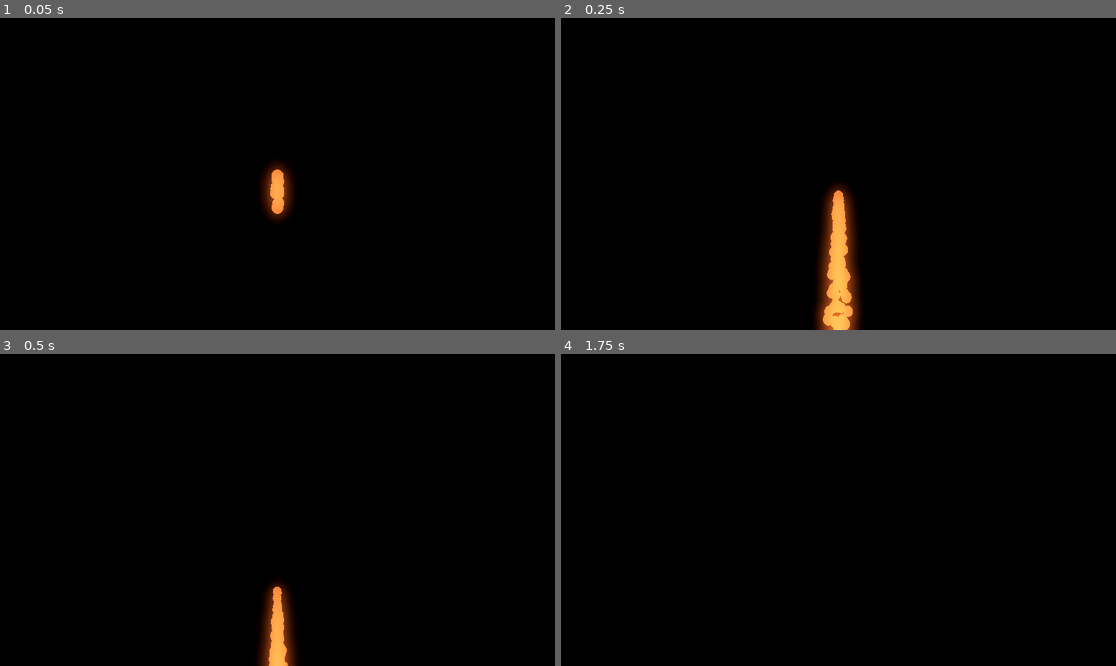
Above: before the commit, frames 1-4 (two rows, left to right).
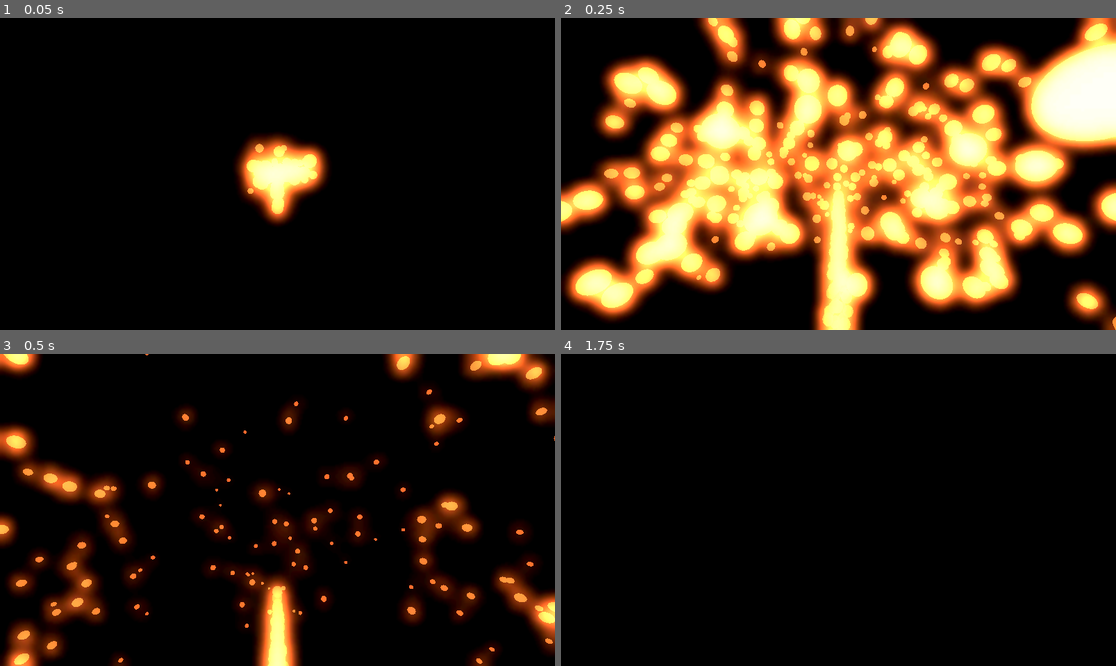
Above: after the commit, the same moments.

Repository: EasternAuroraRT/NewYearCelebration
Game: Godot game, scene res://main.tscn
Two runs of this game, one before a commit and one after it. Both use one fixed random seed, a clock stepped at 60 frames per second and the inputs below. The project has no main scene, so this scene is started directly.
Inputs:
- Up to frame 1 (0.05 s): no input
- Up to frame 2 (0.25 s): no input
- Up to frame 3 (0.5 s): no input
- Up to frame 4 (1.75 s): no input

The runs differ from the first frame. In frame 1, 3.5% of the frame differs, in the area x 42-60%, y 36-67%; in frame 2, 72%, in the area x 0-100%, y 0-100%; in frame 3, 24%; in frame 4, nothing differs.

Commit message:
Update: Main part of firework finished

Diff:
--- a/Firework/Firework.tscn
+++ b/Firework/Firework.tscn
@@ -1,12 +1,40 @@
-[gd_scene load_steps=15 format=3 uid="uid://btwvo6a0aw04v"]
+[gd_scene load_steps=19 format=3 uid="uid://btwvo6a0aw04v"]
 
 [ext_resource type="Script" uid="uid://bsxp8nij3dc26" path="res://Firework/firework.gd" id="1_t3rr0"]
+[ext_resource type="CapsuleMesh" uid="uid://b7a6a3bk5fwqp" path="res://Firework/Firework_mesh.tres" id="2_jxvrw"]
 
 [sub_resource type="PhysicsMaterial" id="PhysicsMaterial_t3rr0"]
 bounce = 0.8
 
+[sub_resource type="Curve" id="Curve_jxvxo"]
+_data = [Vector2(0.75, 1), 0.0, 0.0, 0, 0, Vector2(1, 0), 0.0, 0.0, 0, 0]
+point_count = 2
+
+[sub_resource type="CurveTexture" id="CurveTexture_0dkm4"]
+curve = SubResource("Curve_jxvxo")
+
+[sub_resource type="ParticleProcessMaterial" id="ParticleProcessMaterial_rv4v5"]
+direction = Vector3(0, 1, 0)
+spread = 120.0
+initial_velocity_min = 5.0
+initial_velocity_max = 10.0
+scale_min = 0.5
+scale_max = 1.2
+alpha_curve = SubResource("CurveTexture_0dkm4")
+
+[sub_resource type="StandardMaterial3D" id="StandardMaterial3D_t3rr0"]
+transparency = 1
+vertex_color_use_as_albedo = true
+emission_enabled = true
+emission = Color(0.94, 0.4136, 0.188, 1)
+
+[sub_resource type="CapsuleMesh" id="CapsuleMesh_urjbi"]
+material = SubResource("StandardMaterial3D_t3rr0")
+radius = 0.05
+height = 0.1
+
 [sub_resource type="Curve" id="Curve_jxvrw"]
-_data = [Vector2(0, 1), 0.0, -2.69544, 0, 0, Vector2(1, 0), 0.0, 0.0, 0, 0]
+_data = [Vector2(0, 1), 0.0, -2.35093, 0, 0, Vector2(1, 0), 0.0399746, 0.0, 0, 0]
 point_count = 2
 
 [sub_resource type="CurveTexture" id="CurveTexture_dtvlx"]
@@ -21,7 +49,7 @@
 curve = SubResource("Curve_dtvlx")
 
 [sub_resource type="Curve" id="Curve_t3rr0"]
-_data = [Vector2(0, 1), 0.0, -1.73539, 0, 0, Vector2(1, 0), -0.450583, 0.0, 0, 0]
+_data = [Vector2(0, 1), 0.0, -1.13263, 0, 0, Vector2(1, 0.428837), 0.0, 0.0, 0, 0]
 point_count = 2
 
 [sub_resource type="CurveTexture" id="CurveTexture_jxvrw"]
@@ -39,7 +67,7 @@
 resource_local_to_scene = true
 angle_min = -180.0
 angle_max = 180.0
-inherit_velocity_ratio = 5.0
+inherit_velocity_ratio = 0.5
 direction = Vector3(0, -1, 0)
 spread = 5.0
 initial_velocity_max = 10.0
@@ -47,16 +75,6 @@
 scale_curve = SubResource("CurveTexture_jxvrw")
 alpha_curve = SubResource("CurveTexture_dtvlx")
 emission_curve = SubResource("CurveTexture_ysxqe")
-
-[sub_resource type="StandardMaterial3D" id="StandardMaterial3D_t3rr0"]
-transparency = 1
-emission_enabled = true
-emission = Color(0.94, 0.4136, 0.188, 1)
-
-[sub_resource type="CapsuleMesh" id="CapsuleMesh_dtvlx"]
-material = SubResource("StandardMaterial3D_t3rr0")
-radius = 0.05
-height = 0.1
 
 [sub_resource type="SphereShape3D" id="SphereShape3D_t3rr0"]
 radius = 0.05
@@ -67,14 +85,19 @@
 script = ExtResource("1_t3rr0")
 
 [node name="Head" type="GPUParticles3D" parent="."]
-lifetime = 3.0
-explosiveness = 1.0
+amount = 300
+lifetime = 1.5
+explosiveness = 0.9
+randomness = 1.0
+fixed_fps = 600
+process_material = SubResource("ParticleProcessMaterial_rv4v5")
+draw_pass_1 = SubResource("CapsuleMesh_urjbi")
 
 [node name="Tail" type="GPUParticles3D" parent="."]
 amount = 600
 fixed_fps = 600
 process_material = SubResource("ParticleProcessMaterial_dtvlx")
-draw_pass_1 = SubResource("CapsuleMesh_dtvlx")
+draw_pass_1 = ExtResource("2_jxvrw")
 
 [node name="CollisionShape" type="CollisionShape3D" parent="."]
 shape = SubResource("SphereShape3D_t3rr0")
--- a/Firework/Firework_material.tres
+++ /dev/null
@@ -1,54 +0,0 @@
-[gd_resource type="ShaderMaterial" load_steps=4 format=3 uid="uid://bp6ngh4try4mx"]
-
-[sub_resource type="Shader" id="Shader_t0r85"]
-code = "// NOTE: Shader automatically converted from Godot Engine 4.5.1.stable's StandardMaterial3D.
-
-shader_type spatial;
-render_mode blend_mix, depth_draw_opaque, cull_back, diffuse_burley, specular_schlick_ggx, unshaded, depth_prepass_alpha;
-
-uniform vec4 albedo : source_color;
-uniform sampler2D texture_albedo : source_color, filter_linear_mipmap, repeat_enable;
-
-uniform vec3 uv1_scale;
-uniform vec3 uv1_offset;
-
-uniform vec3 outline_color: source_color = vec3(1.0,0.2,0.0);
-uniform sampler2D fade;
-
-void vertex() {
-	UV = UV * uv1_scale.xy + uv1_offset.xy;
-	vec3 direction = - VERTEX + CAMERA_POSITION_WORLD;
-	//vec3 direction = CAMERA_DIRECTION_WORLD;
-	float angle = acos(dot(direction, NORMAL) / (length(direction) * length(NORMAL)));
-	if(PI - angle * 2.0 < 0.25) angle = PI / 2.0;
-	COLOR = mix(mix(vec4(1.0,1.0,1.0,1.0), vec4(outline_color, .0), texture(fade, vec2(sin(angle), 1)).x), vec4(.0,.0,.0,.0), step(0.49*PI, angle));
-}
-
-void fragment() {
-	vec2 base_uv = UV;
-
-	vec4 albedo_tex = texture(texture_albedo, base_uv);
-
-	// Vertex Color Use as Albedo: Enabled
-	albedo_tex *= COLOR;
-
-	ALBEDO = albedo.rgb * albedo_tex.rgb;
-	ALPHA *= albedo.a * albedo_tex.a;
-}
-"
-
-[sub_resource type="Curve" id="Curve_ysxqe"]
-_data = [Vector2(0, 0), 0.0, 0.0439927, 0, 0, Vector2(0.550279, 0.0912981), 0.379377, 0.379377, 0, 0, Vector2(0.99162, 1), 3.45786, 0.0, 0, 0]
-point_count = 3
-
-[sub_resource type="CurveTexture" id="CurveTexture_jxvxo"]
-curve = SubResource("Curve_ysxqe")
-
-[resource]
-render_priority = 0
-shader = SubResource("Shader_t0r85")
-shader_parameter/albedo = Color(1, 1, 1, 1)
-shader_parameter/uv1_scale = Vector3(1, 1, 1)
-shader_parameter/uv1_offset = Vector3(0, 0, 0)
-shader_parameter/outline_color = Color(0.75, 0.3625, 0, 1)
-shader_parameter/fade = SubResource("CurveTexture_jxvxo")
--- /dev/null
+++ b/Firework/Firework_mesh.tres
@@ -0,0 +1,12 @@
+[gd_resource type="CapsuleMesh" load_steps=2 format=3 uid="uid://b7a6a3bk5fwqp"]
+
+[sub_resource type="StandardMaterial3D" id="StandardMaterial3D_t3rr0"]
+transparency = 1
+vertex_color_use_as_albedo = true
+emission_enabled = true
+emission = Color(0.94, 0.4136, 0.188, 1)
+
+[resource]
+material = SubResource("StandardMaterial3D_t3rr0")
+radius = 0.05
+height = 0.1
--- a/main.tscn
+++ b/main.tscn
@@ -5,7 +5,7 @@
 [sub_resource type="Environment" id="Environment_7dm0k"]
 background_mode = 1
 glow_enabled = true
-glow_intensity = 1.75
+glow_intensity = 6.0
 glow_bloom = 0.75
 glow_hdr_threshold = 0.8
 
